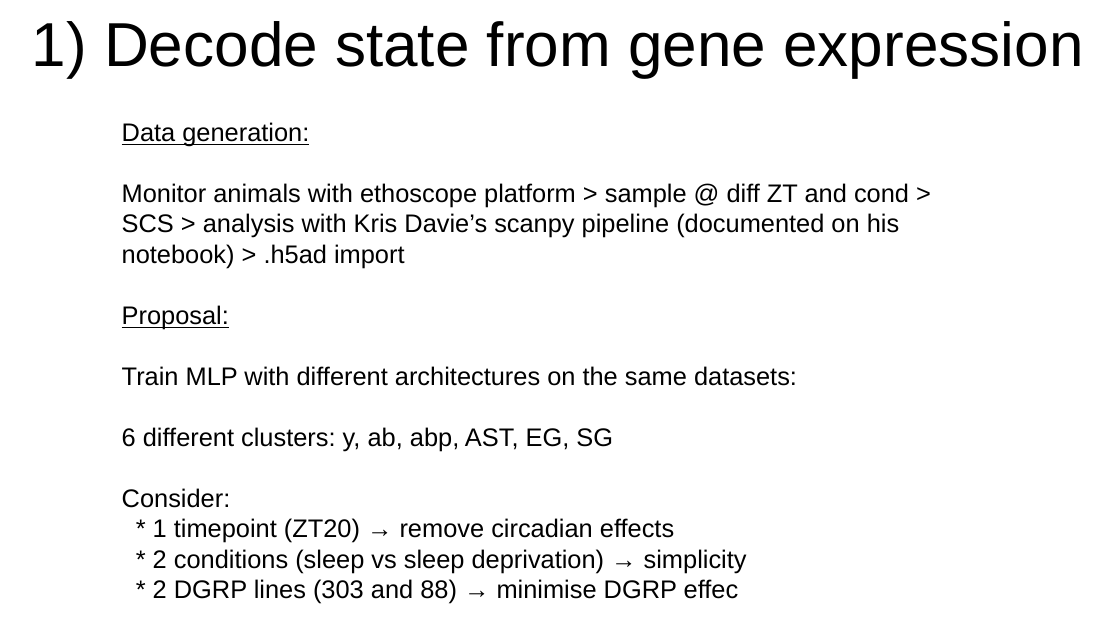
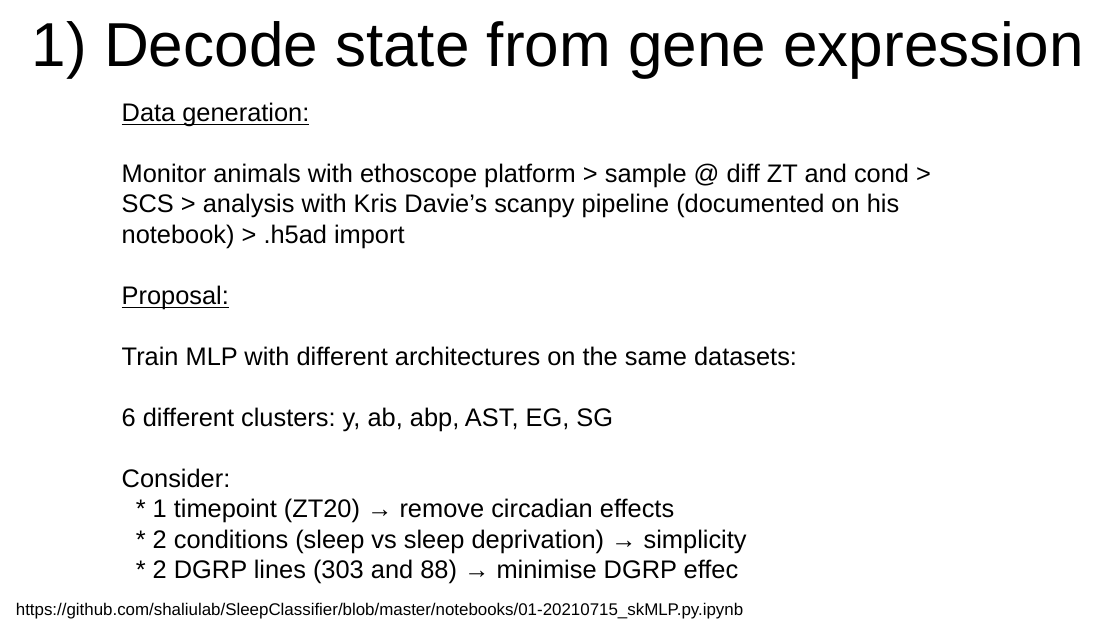
Before and after one commit to shaliulab/SleepClassifier, a slide deck: slide 2 of presentations/2021-07-16_ibrahim_sleep-classifier-presentation.odp. Drawn at 1120x630 pixels with LibreOffice and Linux fonts; fonts in the diff are those of the drawing. Boxes give left, top, right and bottom in pixels: in the first picture for what was removed or moved away, otherwise in the second. Text is boxed around its words. In the diff, an @@ line names an element or a change of style, - is before the commit and + after.

Commit message:
Update presentations

```diff
--- a/presentations/2021-07-16_ibrahim_sleep-classifier-presentation.odp
+++ b/presentations/2021-07-16_ibrahim_sleep-classifier-presentation.odp
@@ text "Data generation:": place and size @@
-text "Data generation:" at (122,122,909,604)
+text "Data generation:" at (122,102,909,584)
@@ text added at (16,602,743,619), 12 pt, text #000000 @@
+https://github.com/shaliulab/SleepClassifier/blob/master/notebooks/01-20210715_skMLP.py.ipynb
```
Also in this commit, not shown: 1 other file.
